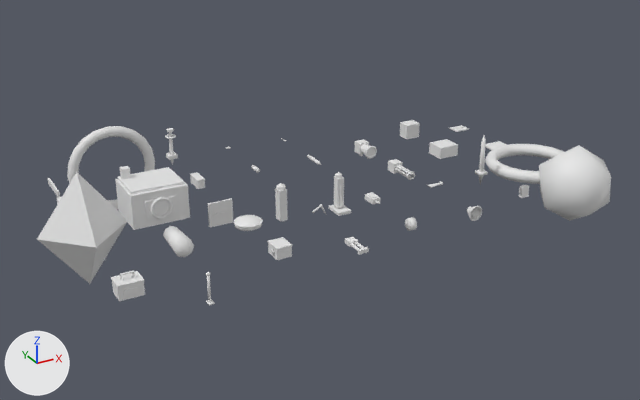
Before and after pictures for a commit that changed the Blender file tools/blender/engineer/fx_engineer.blend.
Before and after are seen from a 50 mm camera at (-3.9, -14.57, 8.35) aimed at (6.05, 3.52, -0.7). Lighting does not change. The marker at lower left points along +X, +Y and +Z. The picture after the commit comes second.

Script lines for the objects in view, before the commit:
```python
me_en_case = bpy.data.meshes.new('en_case')
me_en_case.from_pydata(...)  # a box spanning x -0.25..0.25, y -0.19..0.19, z 0.0..0.3; a box spanning x -0.26..0.26, y -0.2..0.2, z 0.295..0.325; a box spanning x -0.15..0.15, y -0.205..-0.185, z 0.09..0.21; a box spanning x -0.135..-0.105, y -0.02..0.02, z 0.32..0.44; a box spanning x 0.105..0.135, y -0.02..0.02, z 0.32..0.44; a box spanning x -0.135..0.135, y -0.02..0.02, z 0.425..0.455
me_en_core = bpy.data.meshes.new('en_core')
me_en_core.from_pydata([(1.0, 0.0, 0.0), (-1.0, 0.0, 0.0), (0.0, 0.0, 1.35), (0.0, 0.0, -1.35), (0.0, -1.0, 0.0), (0.0, 1.0, 0.0)], [], [(0, 2, 4), (4, 2, 1), (1, 2, 5), (5, 2, 0), (4, 3, 0), (1, 3, 4), (5, 3, 1), (0, 3, 5)])
me_en_ring = bpy.data.meshes.new('en_ring')
me_en_ring.from_pydata(...)  # 120 vertices, 120 faces; spans x -1.14..1.14, y -0.12..0.12, z -1.14..1.14
me_en_ring.polygons.foreach_set('use_smooth', [True] * 120)
ob_en_case = bpy.data.objects.new('en_case', me_en_case)
ob_en_case.location = (0.0, 0.0, 0.0)
ob_en_core = bpy.data.objects.new('en_core', me_en_core)
ob_en_core.location = (0.0, 3.2, 0.0)
ob_en_ring = bpy.data.objects.new('en_ring', me_en_ring)
ob_en_ring.location = (1.6, 6.4, 0.0)
# also in view: 'en_lens' at (11.2, 0.0, 0.0); 'en_coil' at (11.2, 1.6, 0.0); 'en_slug' at (1.6, 1.6, 0.0); 'en_w_hull' at (1.6, 3.16, 0.54)
```
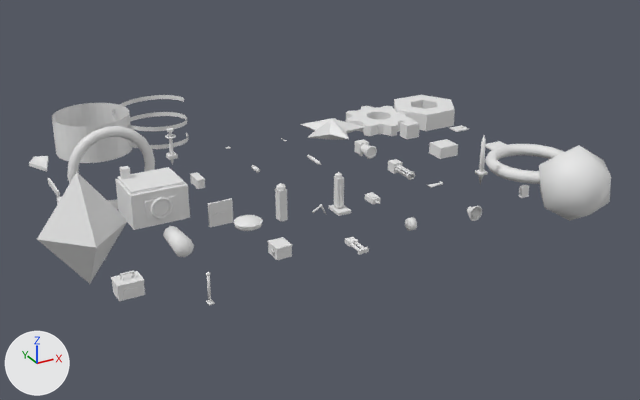
Location of each change, (x1, y1, x2, y2) in pixels of the pictures (640 x 400 px):
'en_fx_pillar', added
    after: (52, 103, 132, 163)
'en_fx_nut', added
    after: (394, 95, 455, 131)
'en_fx_gear', added
    after: (346, 106, 412, 136)
'en_fx_helix', added
    after: (112, 95, 188, 149)
'en_fx_star', added
    after: (301, 118, 363, 140)
'en_fx_shard', added
    after: (29, 156, 49, 172)

Edits to the bpy script that builds the scene:
```text
Add me_en_fx_helix:
    me_en_fx_helix.from_pydata(...)  # 130 vertices, 64 faces; spans x -1.0..1.0, y -1.0..1.0, z -0.06..1.06
Add me_en_fx_pillar:
    me_en_fx_pillar.from_pydata(...)  # 64 vertices, 32 faces; spans x -1.0..1.0, y -1.0..1.0, z 0.0..1.0
Add me_en_fx_shard:
    me_en_fx_shard.from_pydata([(0.0, 0.0, 0.0), (0.32, -0.25, 0.05), (0.1, -1.0, 0.0), (-0.22, -0.5, 0.04), (0.0, 0.0, 0.09), (0.32, -0.25, 0.14), (0.1, -1.0, 0.09), (-0.22, -0.5, 0.13)], [], [(3, 0, 1, 2), (4, 7, 6, 5), (0, 4, 5, 1), (1, 5, 6, 2), (2, 6, 7, 3), (3, 7, 4, 0)])
Add me_en_fx_nut:
    me_en_fx_nut.from_pydata(...)  # 24 vertices, 24 faces; spans x -1.0..1.0, y -0.87..0.87, z -0.25..0.25
Add me_en_fx_gear:
    me_en_fx_gear.from_pydata(...)  # 128 vertices, 128 faces; spans x -1.0..1.0, y -1.0..1.0, z -0.15..0.15
Add me_en_fx_star:
    me_en_fx_star.from_pydata(...)  # 12 vertices, 20 faces; spans x -0.95..0.95, y -1.0..0.81, z -0.32..0.32
Add ob_en_fx_helix:
    ob_en_fx_helix = bpy.data.objects.new('en_fx_helix', me_en_fx_helix)
    ob_en_fx_helix.location = (3.2, 8.0, 0.0)
Add ob_en_fx_pillar:
    ob_en_fx_pillar = bpy.data.objects.new('en_fx_pillar', me_en_fx_pillar)
    ob_en_fx_pillar.location = (1.6, 8.0, 0.0)
Add ob_en_fx_shard:
    ob_en_fx_shard = bpy.data.objects.new('en_fx_shard', me_en_fx_shard)
    ob_en_fx_shard.location = (0.0, 8.0, 0.0)
Add ob_en_fx_nut:
    ob_en_fx_nut = bpy.data.objects.new('en_fx_nut', me_en_fx_nut)
    ob_en_fx_nut.location = (11.2, 6.4, 0.0)
Add ob_en_fx_gear:
    ob_en_fx_gear = bpy.data.objects.new('en_fx_gear', me_en_fx_gear)
    ob_en_fx_gear.location = (9.6, 6.4, 0.0)
Add ob_en_fx_star:
    ob_en_fx_star = bpy.data.objects.new('en_fx_star', me_en_fx_star)
    ob_en_fx_star.location = (8.0, 6.4, 0.0)
```
